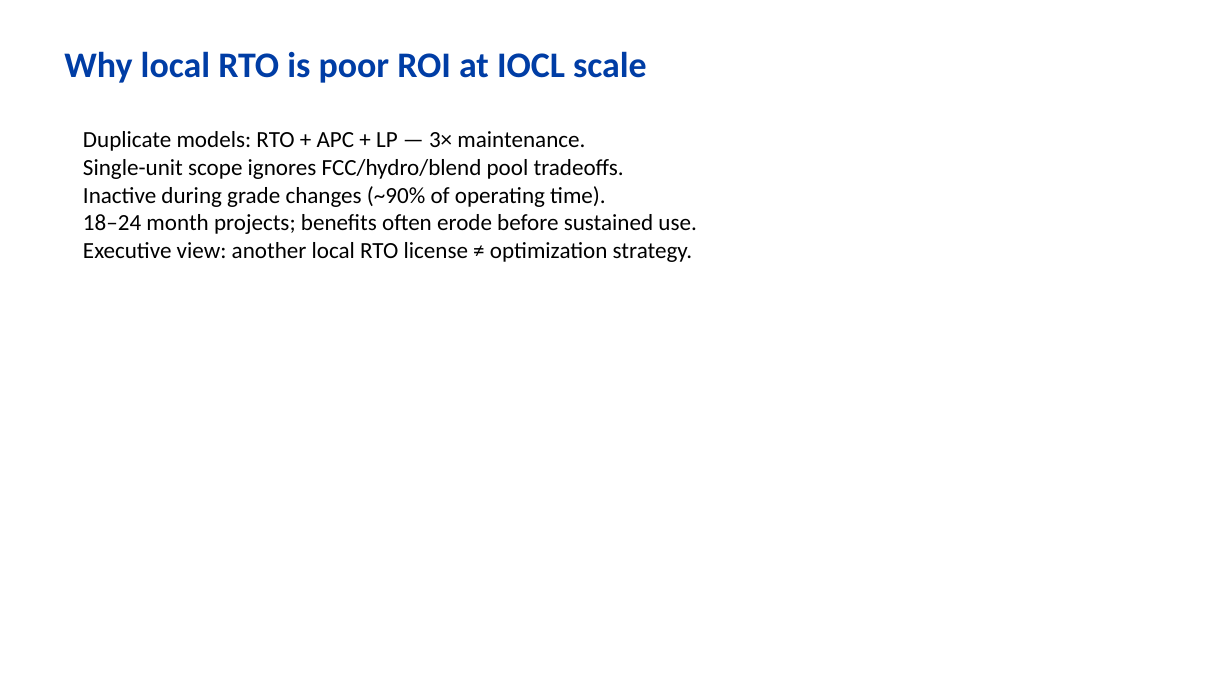
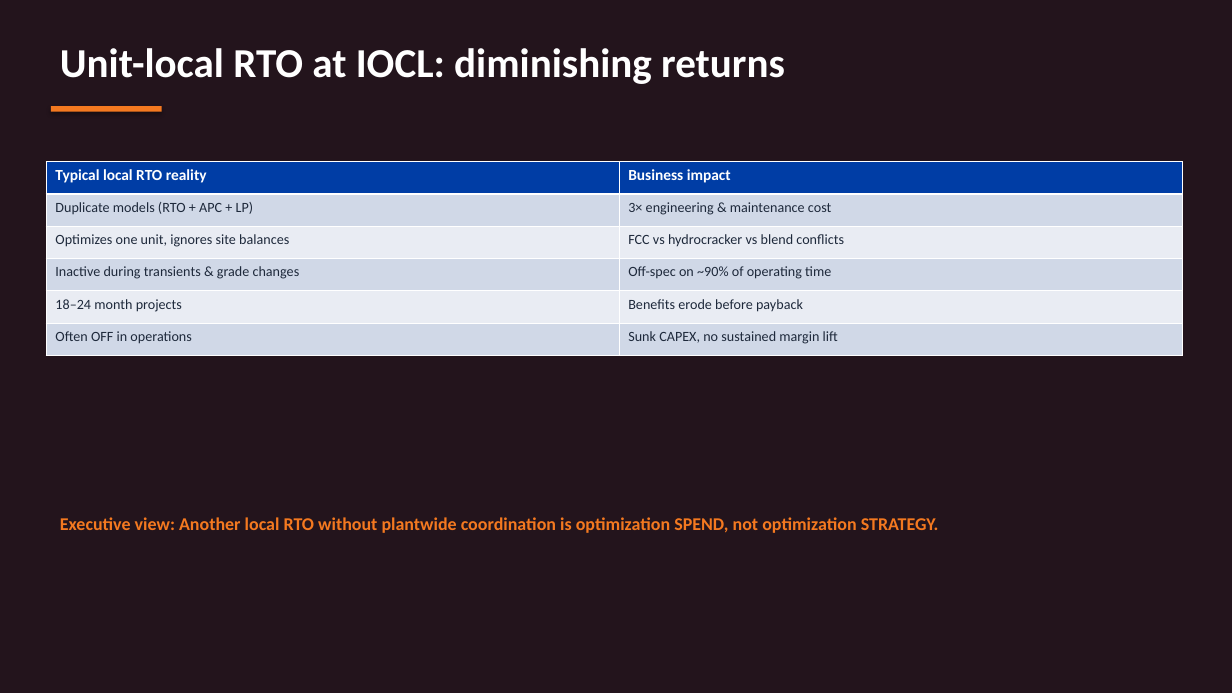
Before and after one commit to Zeeshanalam1994/LeadScoring, a slide deck: slide 5 of IOCL_Honeywell_PWO_Presentation/IOCL_Honeywell_PWO_Executive.pptx (slide 3 before the commit). Drawn at 1232x693 pixels with LibreOffice and Linux fonts; fonts in the diff are those of the drawing. Boxes give left, top, right and bottom in pixels: in the first picture for what was removed or moved away, otherwise in the second. Text is boxed around its words. In the diff, an @@ line names an element or a change of style, - is before the commit and + after.

```diff
--- a/IOCL_Honeywell_PWO_Presentation/IOCL_Honeywell_PWO_Executive.pptx
+++ b/IOCL_Honeywell_PWO_Presentation/IOCL_Honeywell_PWO_Executive.pptx
@@ rectangle added at (0, 0, 1232, 693), fill #23141C @@
@@ text at (60, 48, 785, 84): text changed; size 28 to 32 pt; text colour #003DA5 to #FFFFFF @@
-Why local RTO is poor ROI at IOCL scale
+Unit-local RTO at IOCL: diminishing returns
@@ rectangle added at (51, 106, 162, 112), fill #F47920 @@
@@ text removed at (83, 131, 696, 262) @@
-Duplicate models: RTO + APC + LP — 3× maintenance.
-Single-unit scope ignores FCC/hydro/blend pool tradeoffs.
-Inactive during grade changes (~90% of operating time).
-18–24 month projects; benefits often erode before sustained use.
-Executive view: another local RTO license ≠ optimization strategy.
@@ table added at (46, 162, 1183, 356), 6 rows, 2 columns @@
+Typical local RTO reality | Business impact
+Duplicate models (RTO + APC + LP) | 3× engineering & maintenance cost
+Optimizes one unit, ignores site balances | FCC vs hydrocracker vs blend conflicts
+Inactive during transients & grade changes | Off-spec on ~90% of operating time
+18–24 month projects | Benefits erode before payback
+Often OFF in operations | Sunk CAPEX, no sustained margin lift
@@ text added at (60, 517, 939, 533), 14 pt, text #F47920, bold @@
+Executive view: Another local RTO without plantwide coordination is optimization SPEND, not optimization STRATEGY.
```
Also in this commit, not shown: 2 other slides changed, 14 slides added, 3 slides removed, 2 other files.
